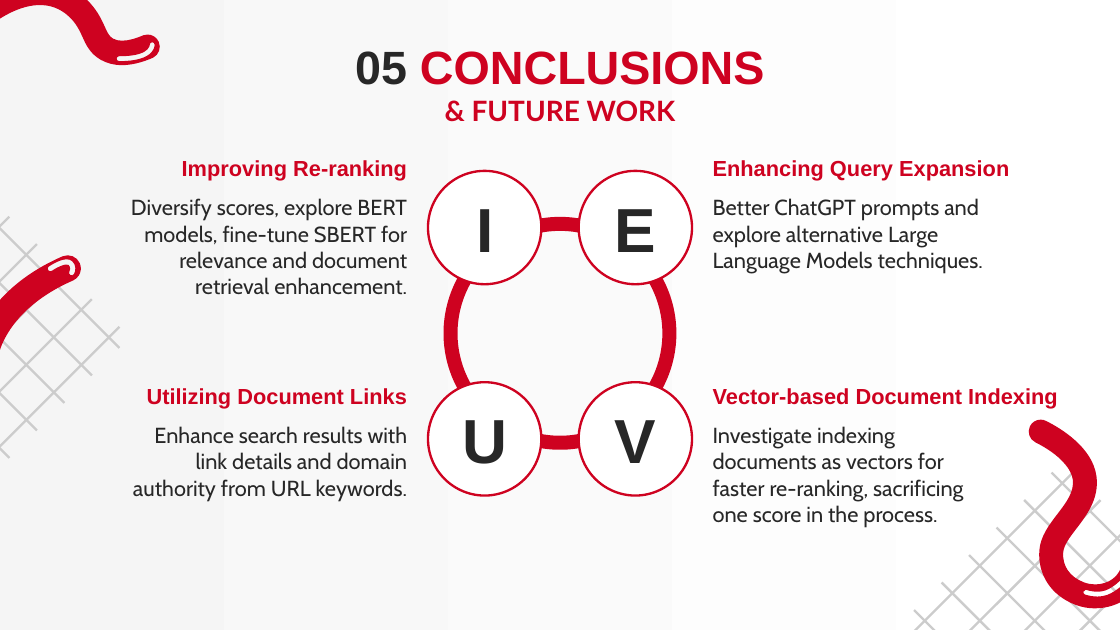
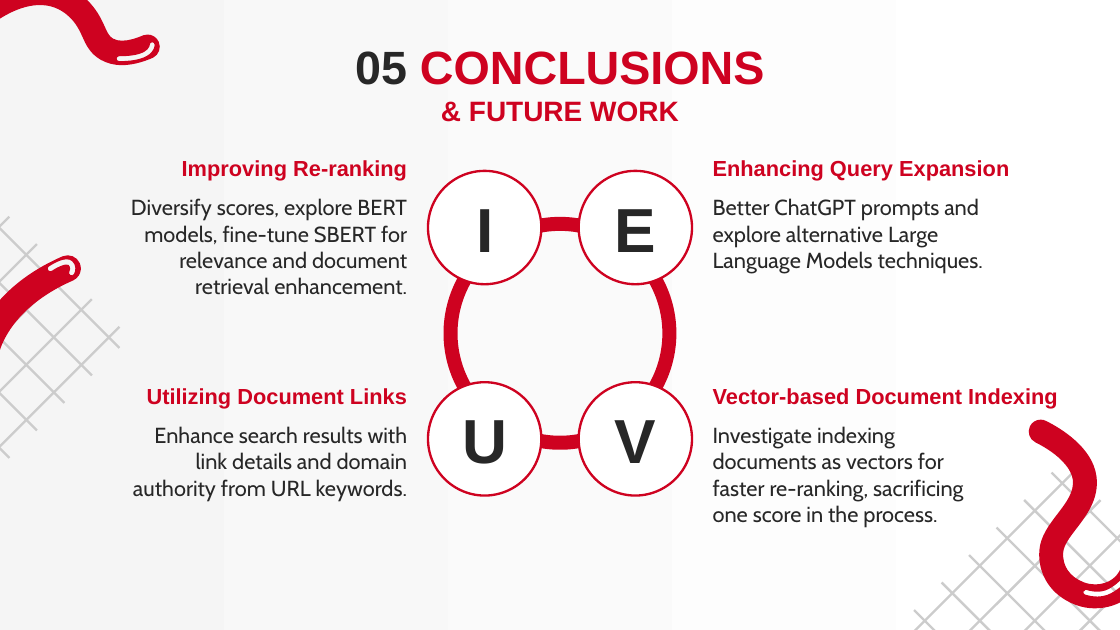
Before and after one commit to mircocazzaro/seupd2223-close, a slide deck: slide 26 of slides/presentation.pptx. Drawn at 1120x630 pixels with LibreOffice and Linux fonts; fonts in the diff are those of the drawing. Boxes give left, top, right and bottom in pixels: in the first picture for what was removed or moved away, otherwise in the second. Text is boxed around its words. In the diff, an @@ line names an element or a change of style, - is before the commit and + after.

```diff
--- a/slides/presentation.pptx
+++ b/slides/presentation.pptx
@@ title "05 CONCLUSIONS & FUTURE WORK" at <box>355,51,764,122</box>: font Lato to Arial in "& FUTURE WORK" @@
```
Also in this commit, not shown: 7 other slides changed, 1 other file.
